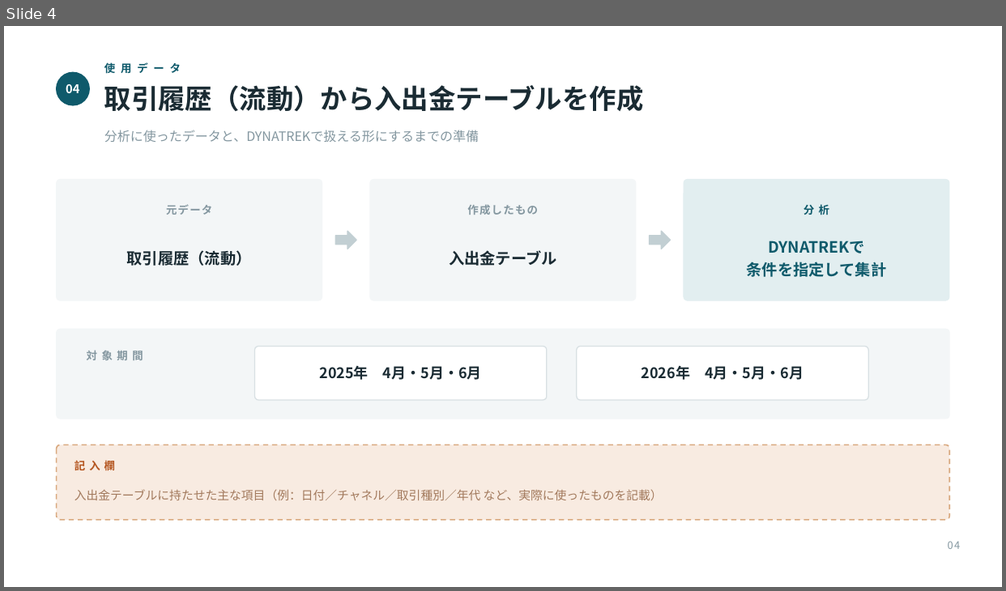
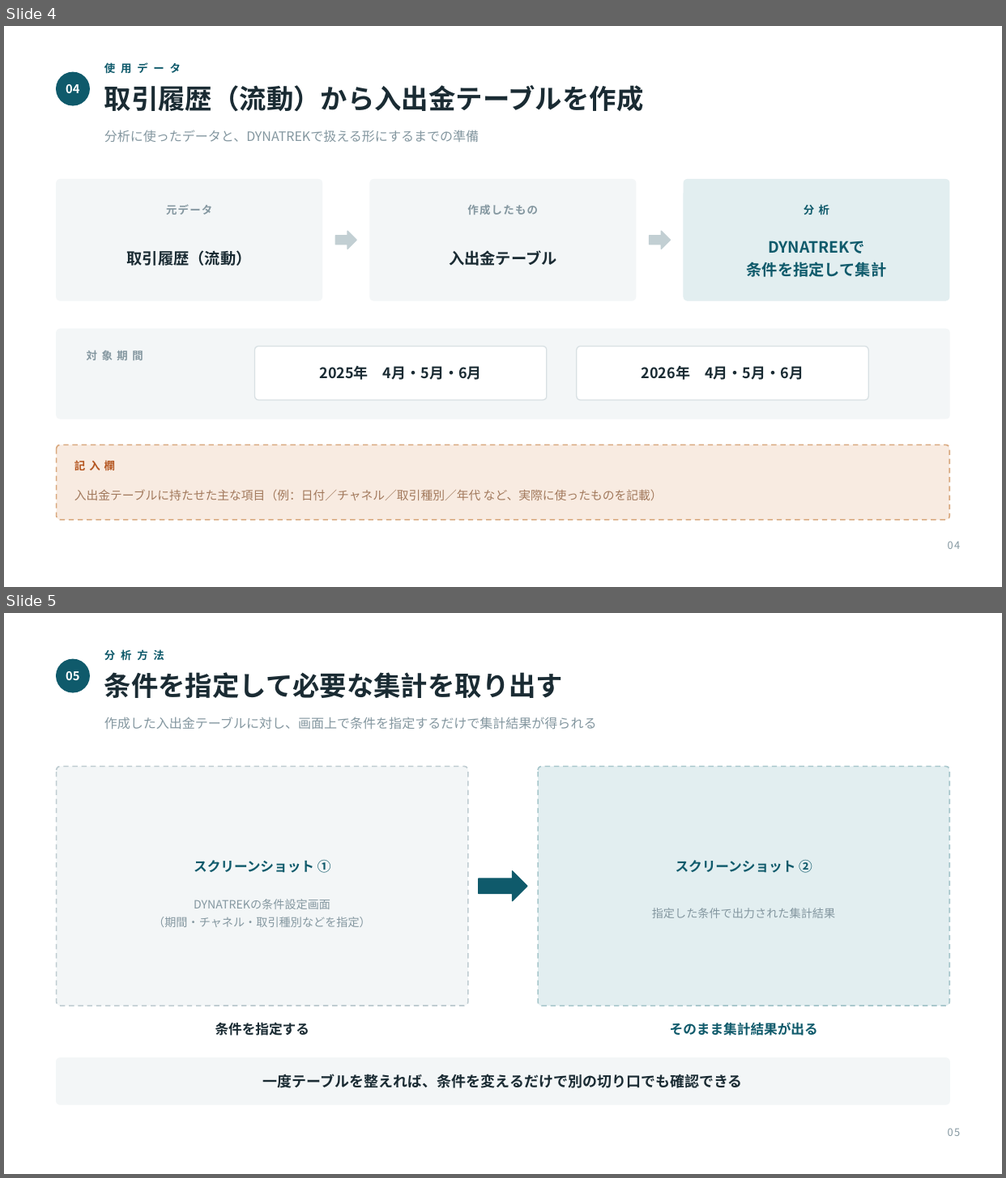
Before and after one commit to takumi66666/my-website, a slide deck: presentation/DYNATREK_成果発表.pptx. Shown one above the other, each under a label of ours: slide 4 before the commit, slides 4 and 5 after it. The pictures are 1006x591 and 1006x1178 pixels, drawn with LibreOffice and Linux fonts; fonts in the diff are those of the drawing. Boxes give left, top, right and bottom in pixels: in the first picture for what was removed or moved away, otherwise in the second. Text is boxed around its words. In the diff, an @@ line names an element or a change of style, - is before the commit and + after.

```diff
--- a/presentation/DYNATREK_成果発表.pptx
+++ b/presentation/DYNATREK_成果発表.pptx
@@ slide 5 added at (4,613,1002,1174), background #FFFFFF @@
@@ ellipse added at (57,659,89,692), fill #0F5A6B, outline #0F5A6B 1 pt @@
@@ text added at (104,649,164,660), 10.5 pt, text #0F5A6B, bold @@
+分 析 方 法
@@ text added at (66,671,79,680), 11.5 pt, text #FFFFFF, bold @@
+05
@@ text added at (104,672,563,698), 26 pt, text #1A2B33, bold @@
+条件を指定して必要な集計を取り出す
@@ text added at (104,717,597,729), 12.5 pt, text #8497A0 @@
+作成した入出金テーブルに対し、画面上で条件を指定するだけで集計結果が得られる
@@ rounded rectangle added at (57,766,468,1006), fill #F3F6F7, outline #BFCCD1 1.25 pt dashed @@
@@ rounded rectangle added at (538,766,949,1006), fill #E2EEF0, outline #A8C7CC 1.25 pt dashed @@
@@ text added at (194,860,331,873), 13 pt, text #0F5A6B, bold @@
+スクリーンショット ①
@@ right arrow added at (479,871,527,901), fill #0F5A6B, outline #0F5A6B 1 pt @@
@@ text added at (675,860,812,873), 13 pt, text #0F5A6B, bold @@
+スクリーンショット ②
@@ text added at (153,899,371,927), 11 pt, text #8497A0 @@
+DYNATREKの条件設定画面
+（期間・チャネル・取引種別などを指定）
@@ text added at (652,908,835,918), 11 pt, text #8497A0 @@
+指定した条件で出力された集計結果
@@ text added at (215,1022,310,1036), 13 pt, text #1A2B33, bold @@
+条件を指定する
@@ text added at (670,1022,818,1036), 13 pt, text #0F5A6B, bold @@
+そのまま集計結果が出る
@@ rounded rectangle added at (57,1059,949,1105), fill #F3F6F7, outline #F3F6F7 1 pt @@
@@ text added at (263,1074,743,1088), 14 pt, text #1A2B33, bold @@
+一度テーブルを整えれば、条件を変えるだけで別の切り口でも確認できる
@@ text added at (948,1128,960,1136), 10 pt, text #8497A0 @@
+05
```
Also in this commit, not shown: 5 slides changed, 1 other file.
